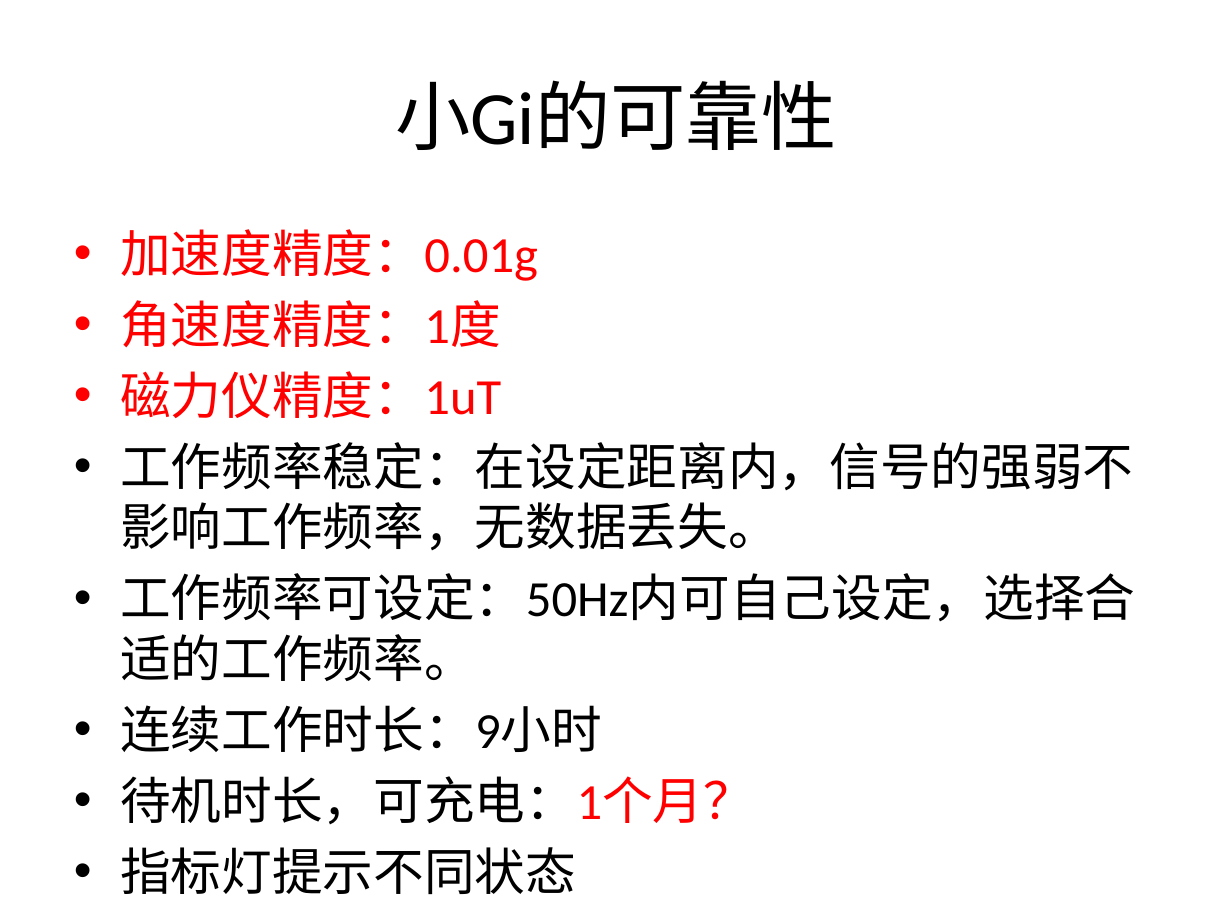
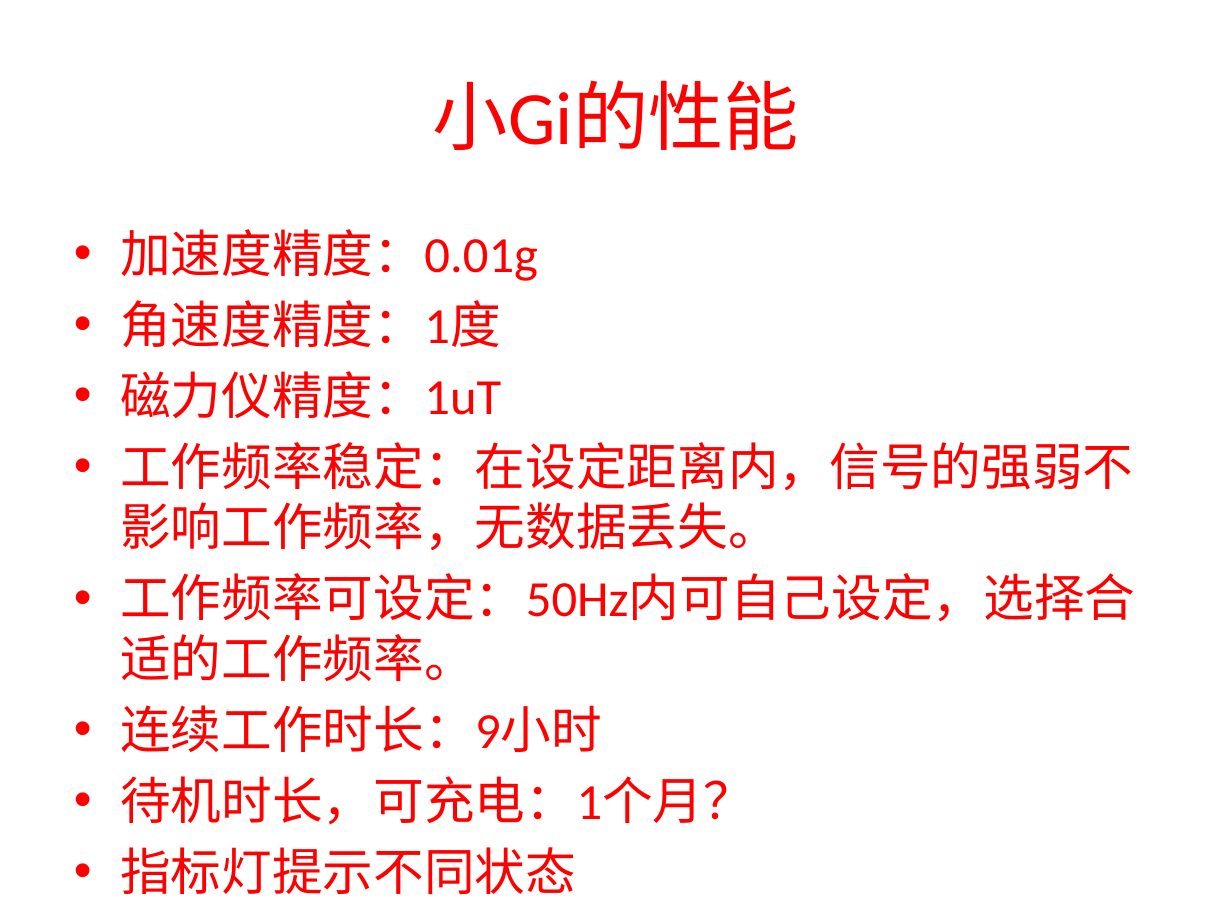
Before and after one commit to pip1998/SDK-PPT, a slide deck: slide 5 of CoolGymPPT.pptx. Drawn at 1232x924 pixels with LibreOffice and Linux fonts; fonts in the diff are those of the drawing. Boxes give left, top, right and bottom in pixels: in the first picture for what was removed or moved away, otherwise in the second. Text is boxed around its words. In the diff, an @@ line names an element or a change of style, - is before the commit and + after.

Commit message:
TODO标记

```diff
--- a/CoolGymPPT.pptx
+++ b/CoolGymPPT.pptx
@@ title at (433,80,799,150): text changed; text colour #000000 to #FF0000 @@
-小Gi的可靠性
+小Gi的性能
@@ text at (120,442,1135,824): text colour #000000 to #FF0000 in "工作频率稳定：在设定距离内，信号的强弱不影响工作频率，无数据丢失。", "工作频率可设定：50Hz内可自己设定，选择合适的工作频率。", "连续工作时长：9小时", "待机时长，可充电：1个月？" and 1 more places @@
```
